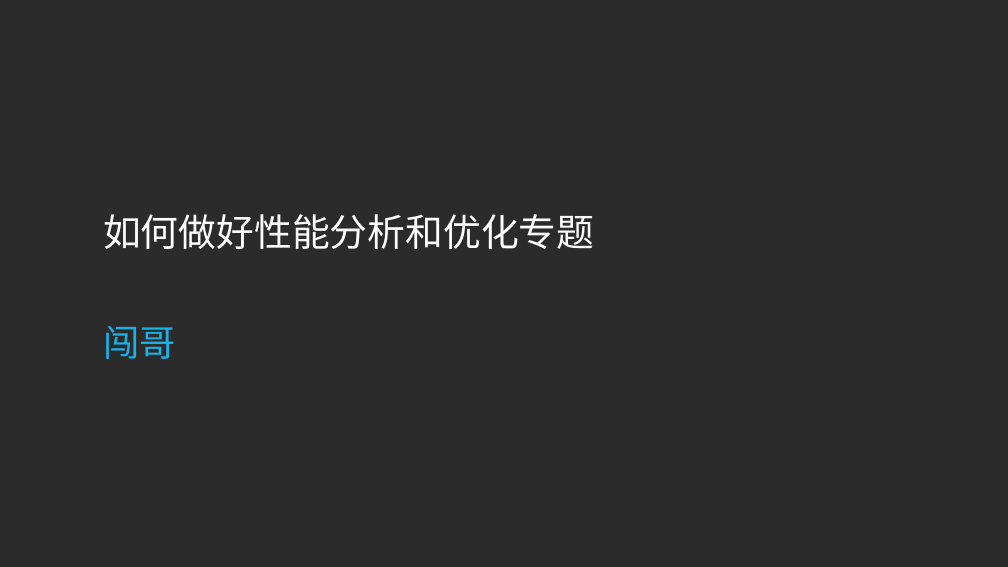
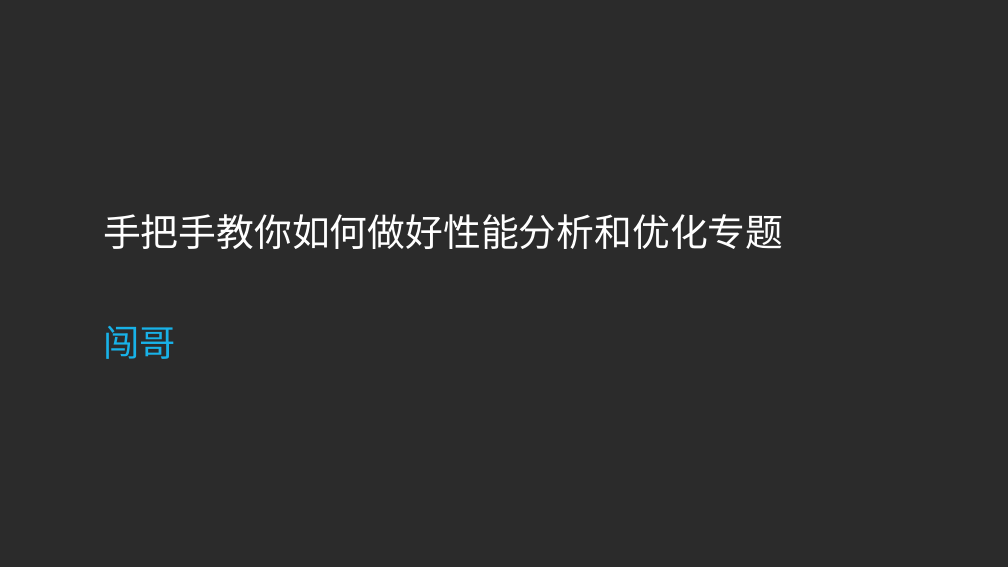
Before and after one commit to sqc157400661/Snail, a slide deck: slide 1 of Go专题系列/性能分析和优化专题/性能分析和优化专题.pptx. Drawn at 1008x567 pixels with LibreOffice and Linux fonts; fonts in the diff are those of the drawing; background and template pictures are left out; a plain dark background stands for a picture behind light text. Boxes give left, top, right and bottom in pixels: in the first picture for what was removed or moved away, otherwise in the second. Text is boxed around its words. In the diff, an @@ line names an element or a change of style, - is before the commit and + after.

Commit message:
更新专题

```diff
--- a/Go专题系列/性能分析和优化专题/性能分析和优化专题.pptx
+++ b/Go专题系列/性能分析和优化专题/性能分析和优化专题.pptx
@@ text at bbox=[103, 214, 783, 249]: text changed @@
-如何做好性能分析和优化专题
+手把手教你如何做好性能分析和优化专题
```
Also in this commit, not shown: 3 slides added, 7 other files.
